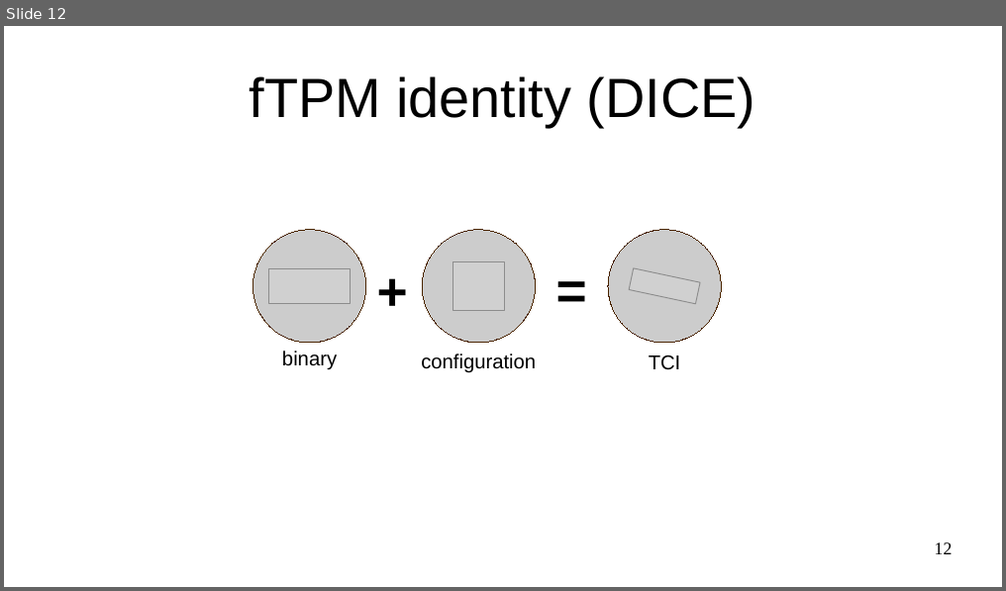
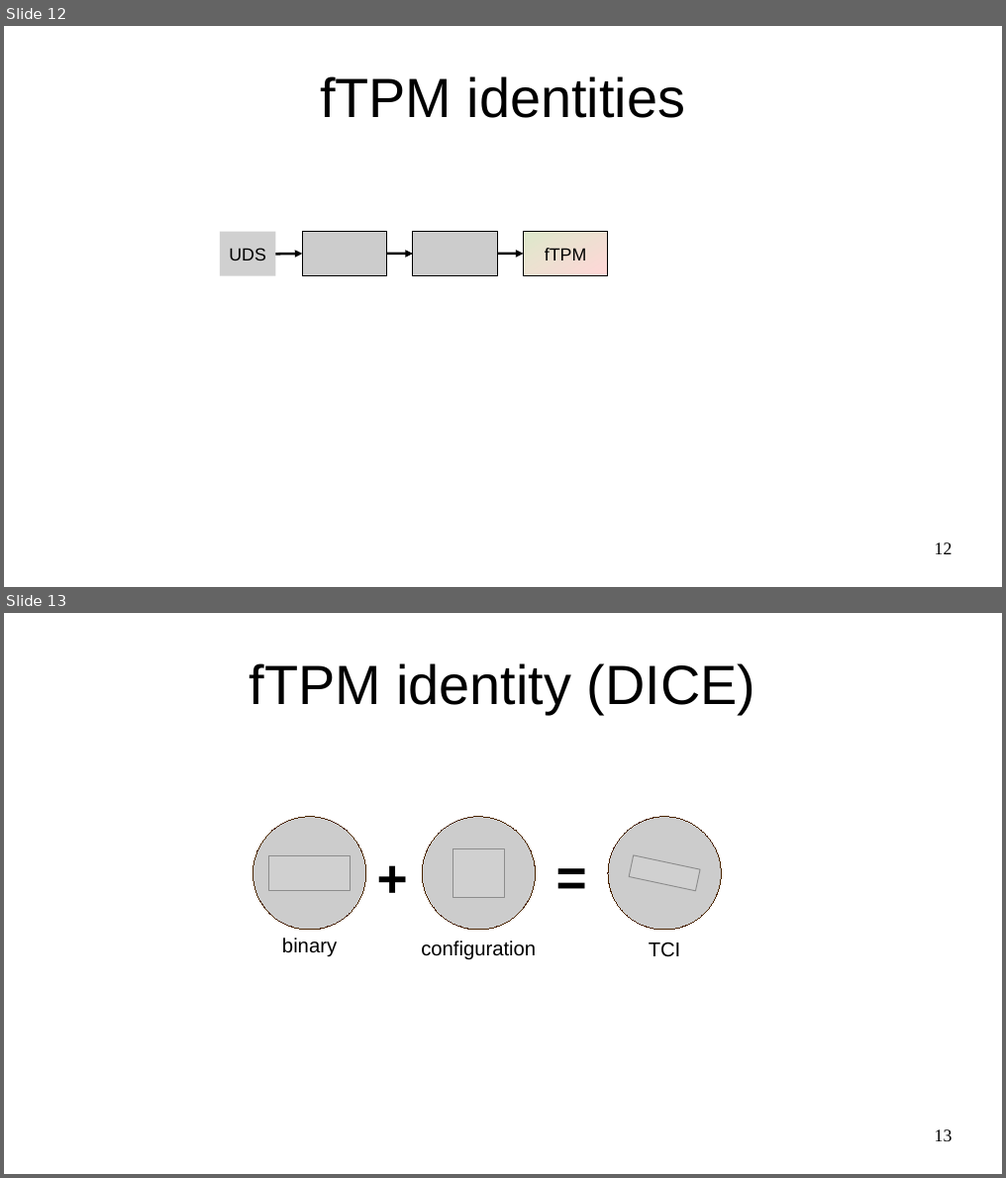
Before and after one commit to akorb/master-thesis, a slide deck: presentation.odp. Shown one above the other, each under a label of ours: slide 12 before the commit, slides 12 and 13 after it. The pictures are 1006x591 and 1006x1178 pixels, drawn with LibreOffice and Linux fonts; fonts in the diff are those of the drawing; grey boxes stand for pictures. Boxes give left, top, right and bottom in pixels: in the first picture for what was removed or moved away, otherwise in the second. Text is boxed around its words. In the diff, an @@ line names an element or a change of style, - is before the commit and + after.

```diff
--- a/presentation.odp
+++ b/presentation.odp
@@ slide 12 added at bbox=[4, 26, 1002, 587], background #FFFFFF @@
@@ title added at bbox=[320, 76, 685, 118], 44 pt, text #000000 @@
+fTPM identities
@@ picture added at bbox=[220, 232, 275, 275], 14 pt, text #000000 @@
+UDS
@@ rectangle added at bbox=[303, 231, 388, 275], fill #CCCCCC, outline #000000 0 pt @@
@@ rectangle added at bbox=[413, 231, 498, 275], fill #CCCCCC, outline #000000 0 pt @@
@@ rectangle added at bbox=[524, 231, 609, 275], fill gradient #DDE8CB to #FFD7D7, outline #000000 0 pt, 14 pt, text #000000 @@
+fTPM
@@ arrow added from (275, 255) to (303, 254), #000000 1.98 pt @@
@@ arrow added from (387, 254) to (413, 255), #000000 1.98 pt @@
@@ arrow added from (498, 254) to (524, 255), #000000 1.98 pt @@
@@ page number added at bbox=[935, 543, 952, 555], 14 pt, text #000000 @@
+12
@@ what was slide 12 is now slide 13 @@
@@ page number at bbox=[935, 1130, 952, 1142]: text changed @@
-12
+13
```
Also in this commit, not shown: 1 slide changed, 5 other files.
